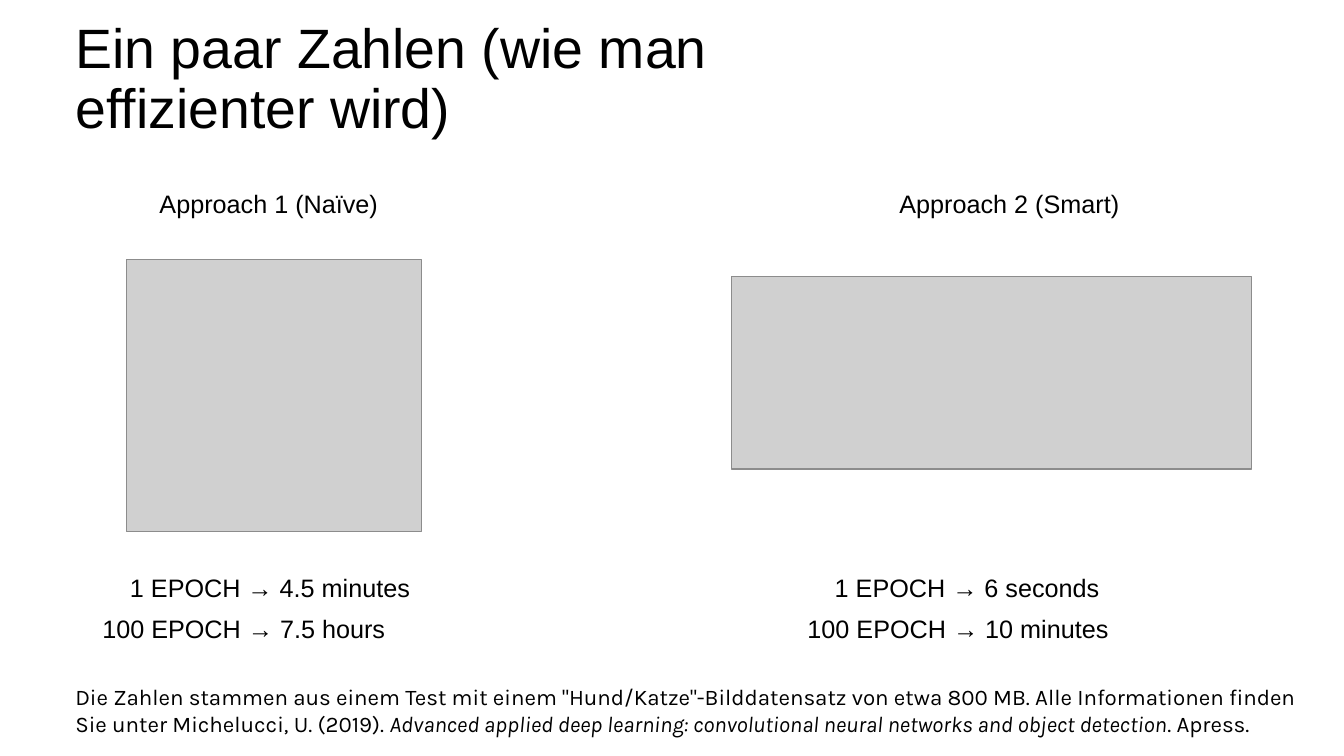
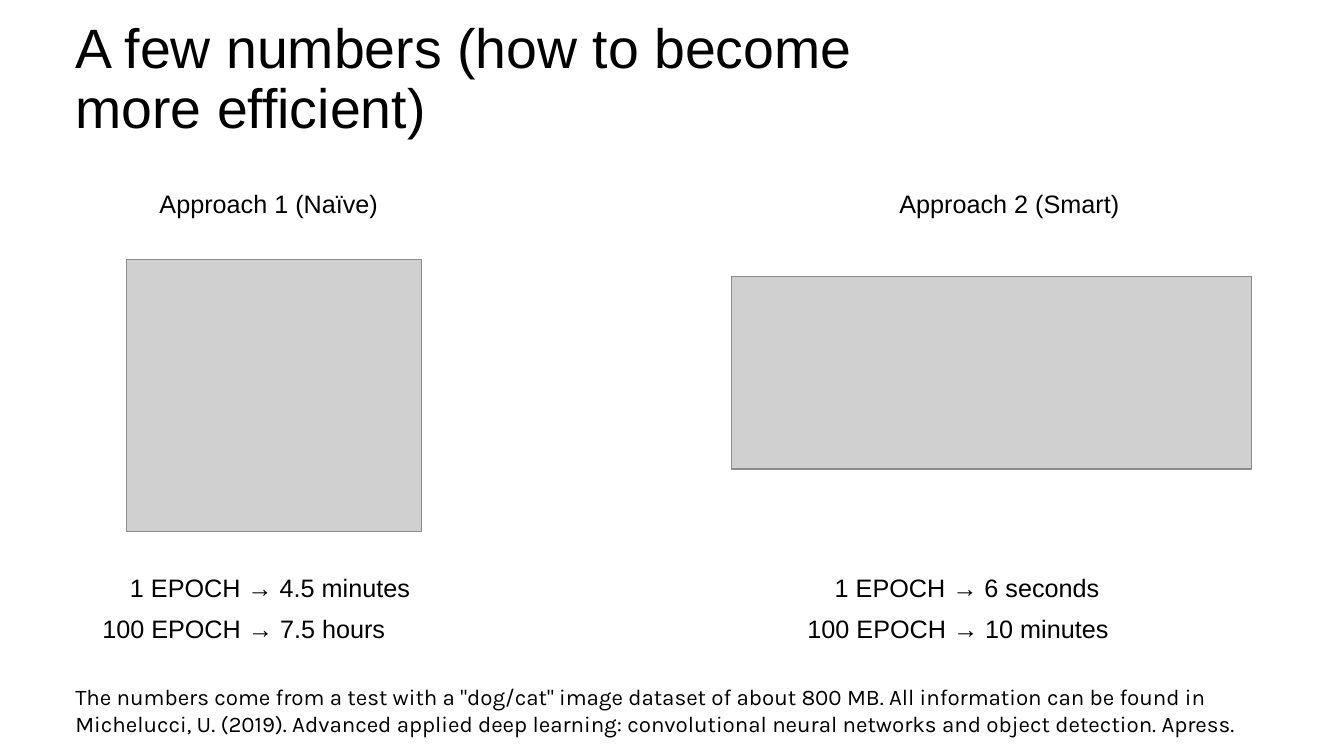
Before and after one commit to toelt-llc/MACHINE-LEARNING-SCHOOL-INAF, a slide deck: slide 5 of DAY4/01 - TRANSFER LEARNING/Transfer Learning Lecture.pptx. Drawn at 1344x756 pixels with LibreOffice and Linux fonts; fonts in the diff are those of the drawing; grey boxes stand for pictures. Boxes give left, top, right and bottom in pixels: in the first picture for what was removed or moved away, otherwise in the second. Text is boxed around its words. In the diff, an @@ line names an element or a change of style, - is before the commit and + after.

```diff
--- a/DAY4/01 - TRANSFER LEARNING/Transfer Learning Lecture.pptx
+++ b/DAY4/01 - TRANSFER LEARNING/Transfer Learning Lecture.pptx
@@ title at (75, 27, 851, 138): text changed @@
-Ein paar Zahlen (wie man effizienter wird)
+A few numbers (how to become more efficient)
@@ text at (75, 688, 1235, 738): text changed @@
-Die Zahlen stammen aus einem Test mit einem "Hund/Katze"-Bilddatensatz von etwa 800 MB. Alle Informationen finden Sie unter Michelucci, U. (2019). Advanced applied deep learning: convolutional neural networks and object detection. Apress.
+The numbers come from a test with a "dog/cat" image dataset of about 800 MB. All information can be found in Michelucci, U. (2019). Advanced applied deep learning: convolutional neural networks and object detection. Apress.
```
Also in this commit, not shown: 2 other slides changed, 23 other files.
